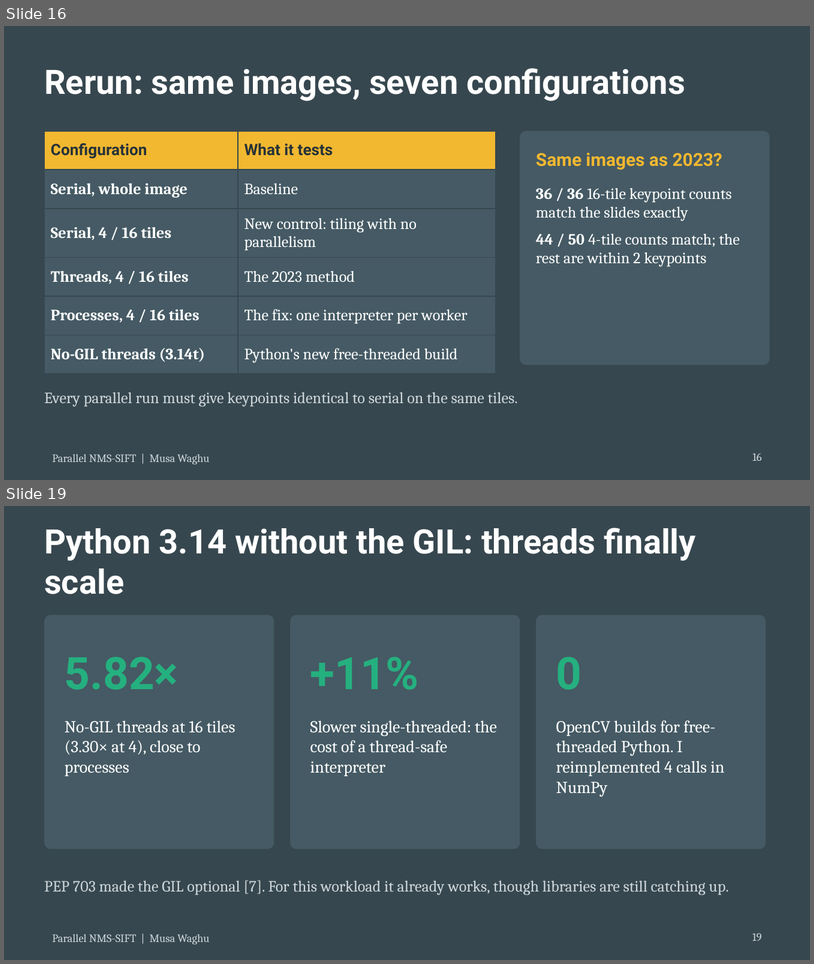
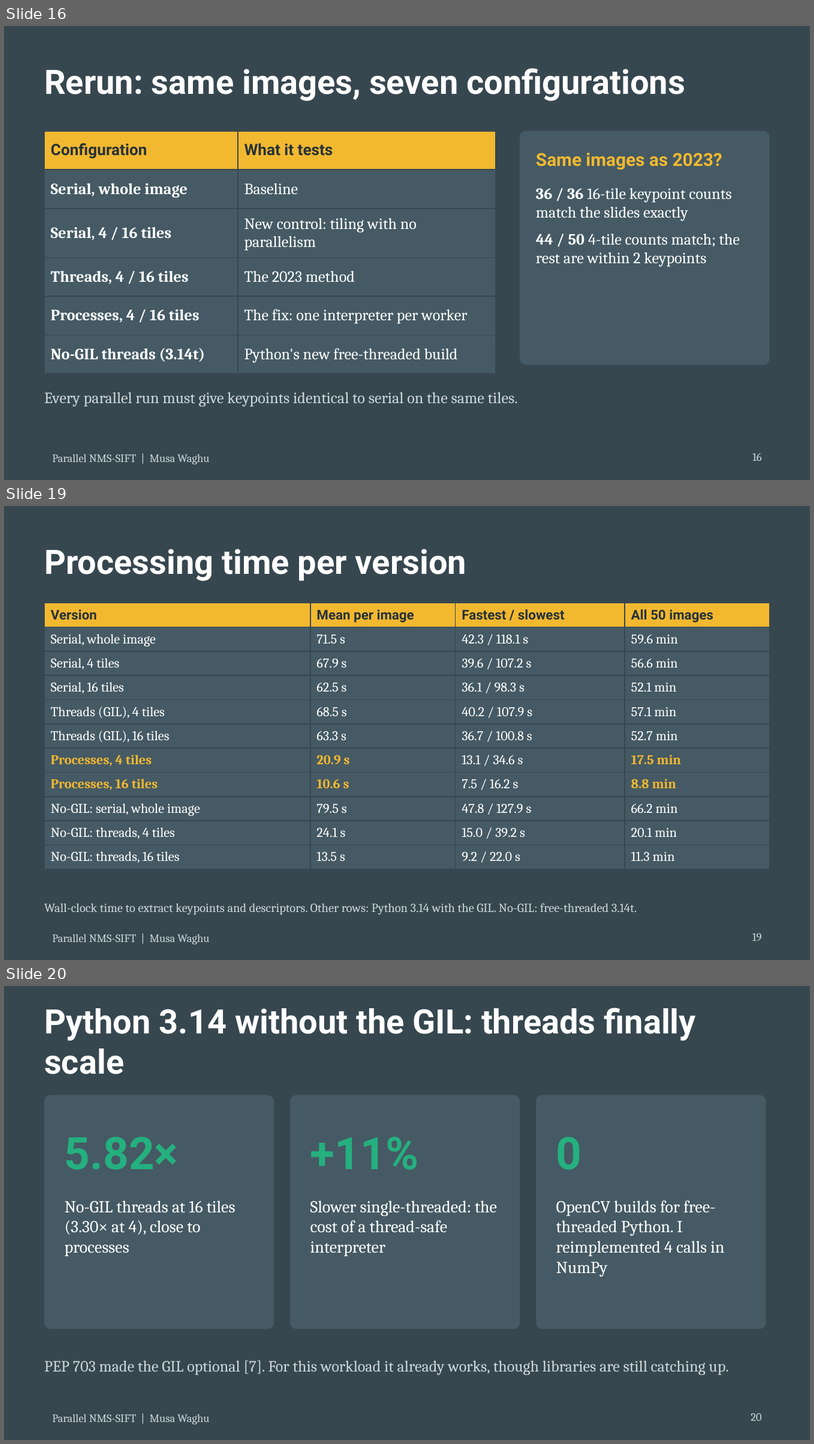
Before and after one commit to musawaghu/parallel-sift, a slide deck: slides/parallel_sift_presentation.pptx. Shown one above the other, each under a label of ours: slides 16 and 19 before the commit, slides 16, 19 and 20 after it; the slides between them are not shown. The pictures are 814x964 and 814x1444 pixels, drawn with LibreOffice and Linux fonts; fonts in the diff are those of the drawing. Boxes give left, top, right and bottom in pixels: in the first picture for what was removed or moved away, otherwise in the second. Text is boxed around its words. In the diff, an @@ line names an element or a change of style, - is before the commit and + after.

```diff
--- a/slides/parallel_sift_presentation.pptx
+++ b/slides/parallel_sift_presentation.pptx
@@ slide 19 added at box(4, 506, 810, 960), background #37474F; not listed: 1 template element that a slide beside it also shows @@
@@ title added at box(44, 549, 467, 581), 30 pt, text #FFFFFF, bold @@
+Processing time per version
@@ table added at box(44, 603, 770, 865), 11 rows, 4 columns @@
+Version | Mean per image | Fastest / slowest | All 50 images
+Serial, whole image | 71.5 s | 42.3 / 118.1 s | 59.6 min
+Serial, 4 tiles | 67.9 s | 39.6 / 107.2 s | 56.6 min
+Serial, 16 tiles | 62.5 s | 36.1 / 98.3 s | 52.1 min
+Threads (GIL), 4 tiles | 68.5 s | 40.2 / 107.9 s | 57.1 min
+Threads (GIL), 16 tiles | 63.3 s | 36.7 / 100.8 s | 52.7 min
+Processes, 4 tiles | 20.9 s | 13.1 / 34.6 s | 17.5 min
+Processes, 16 tiles | 10.6 s | 7.5 / 16.2 s | 8.8 min
+No-GIL: serial, whole image | 79.5 s | 47.8 / 127.9 s | 66.2 min
+No-GIL: threads, 4 tiles | 24.1 s | 15.0 / 39.2 s | 20.1 min
+No-GIL: threads, 16 tiles | 13.5 s | 9.2 / 22.0 s | 11.3 min
@@ text added at box(44, 903, 637, 915), 11 pt, text #CFD8DC @@
+Wall-clock time to extract keypoints and descriptors. Other rows: Python 3.14 with the GIL. No-GIL: free-threaded 3.14t.
@@ page number added at box(753, 933, 762, 940), 10 pt, text #CFD8DC @@
+19
@@ what was slide 19 is now slide 20 @@
@@ page number at box(751, 1413, 762, 1420): text changed @@
-19
+20
```
Also in this commit, not shown: 1 other file.
